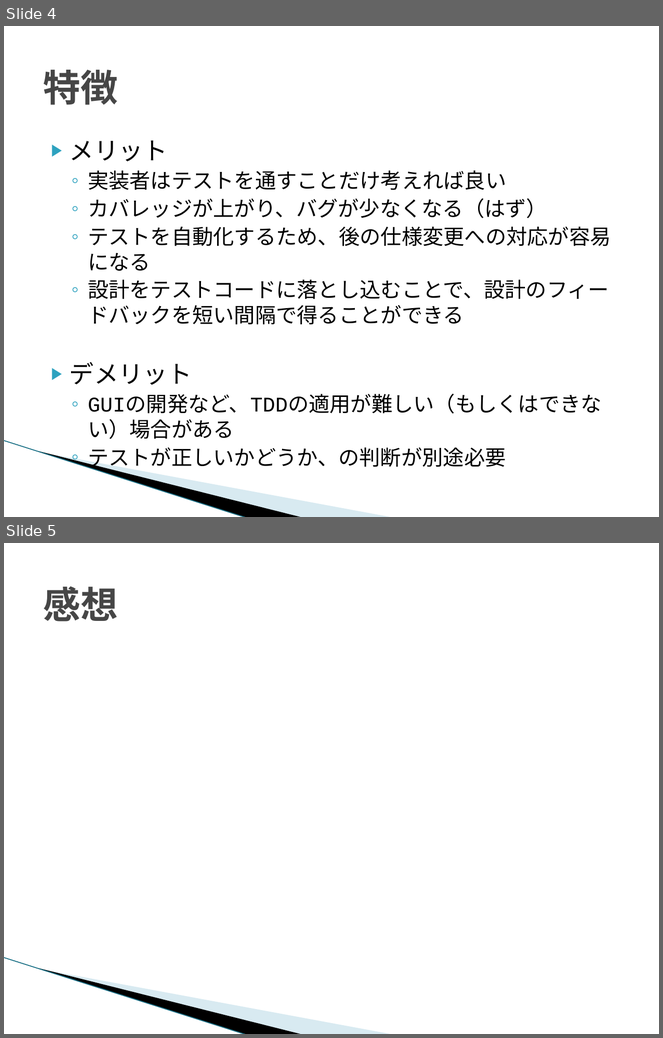
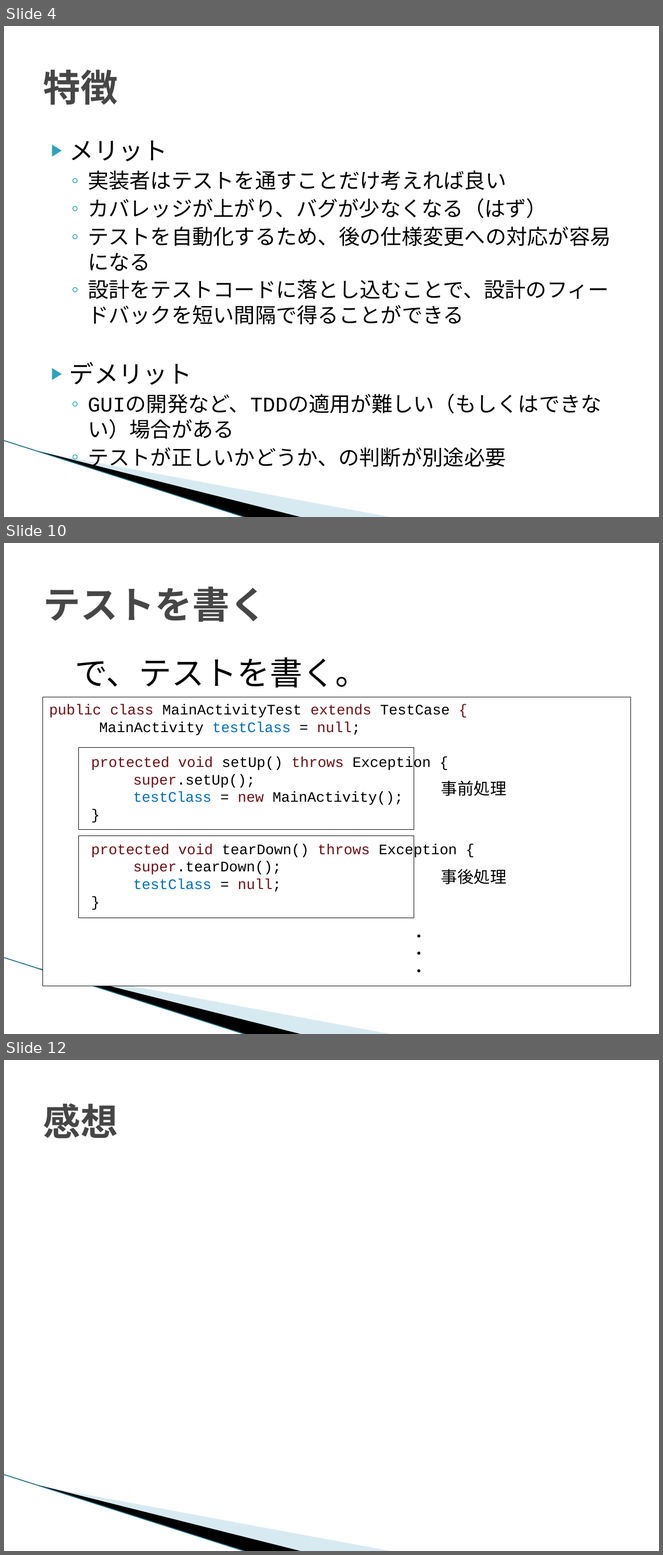
Before and after one commit to YAMADA-Yusuke/teck_talk, a slide deck: テスト駆動開発（TDD）.pptx. Shown one above the other, each under a label of ours: slides 4 and 5 before the commit, slides 4, 10 and 12 after it; the slides between them are not shown. The pictures are 663x1038 and 663x1555 pixels, drawn with LibreOffice and Linux fonts; fonts in the diff are those of the drawing; background and template pictures are left out. Boxes give left, top, right and bottom in pixels: in the first picture for what was removed or moved away, otherwise in the second. Text is boxed around its words. In the diff, an @@ line names an element or a change of style, - is before the commit and + after.

```diff
--- a/テスト駆動開発（TDD）.pptx
+++ b/テスト駆動開発（TDD）.pptx
@@ slide 10 added at [4,543,659,1034], background #FFFFFF; not listed: 3 template elements that a slide beside it also shows @@
@@ title added at [43,587,267,622], 41 pt, text #464646, bold @@
+テストを書く
@@ text added at [75,657,368,688], 36 pt, text #000000 @@
+で、テストを書く。
@@ rectangle added at [42,697,631,986], fill #FFFFFF, outline #000000 0.75 pt, 16 pt, text #000000 @@
+public class MainActivityTest extends TestCase {
+MainActivity testClass = null;
+protected void setUp() throws Exception {
+super.setUp();
+testClass = new MainActivity();
+}
+protected void tearDown() throws Exception {
+super.tearDown();
+testClass = null;
+}
+・
+・
+・
@@ rectangle added at [79,747,414,830], outline #000000 0.5 pt @@
@@ text added at [441,781,507,796], 18 pt, text #000000 @@
+事前処理
@@ rectangle added at [79,836,414,918], outline #000000 0.5 pt @@
@@ text added at [441,869,507,885], 18 pt, text #000000 @@
+事後処理
@@ what was slide 5 is now slide 12 @@
```
Also in this commit, not shown: 1 slide changed, 6 other slides added.
